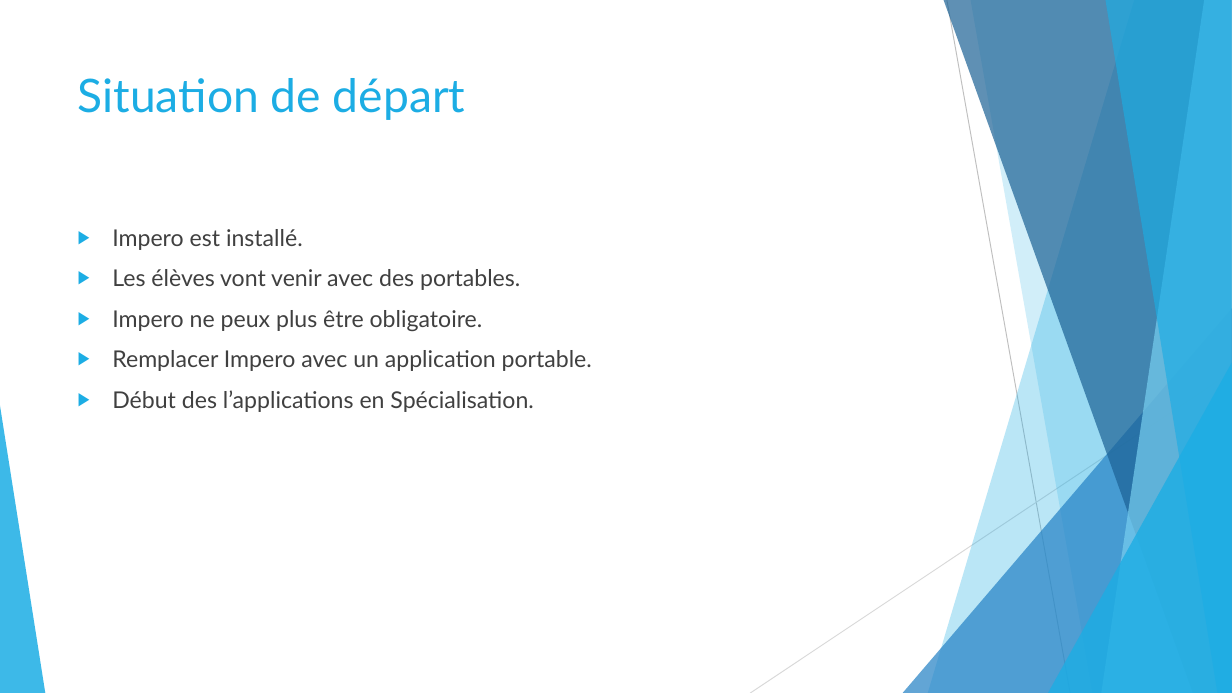
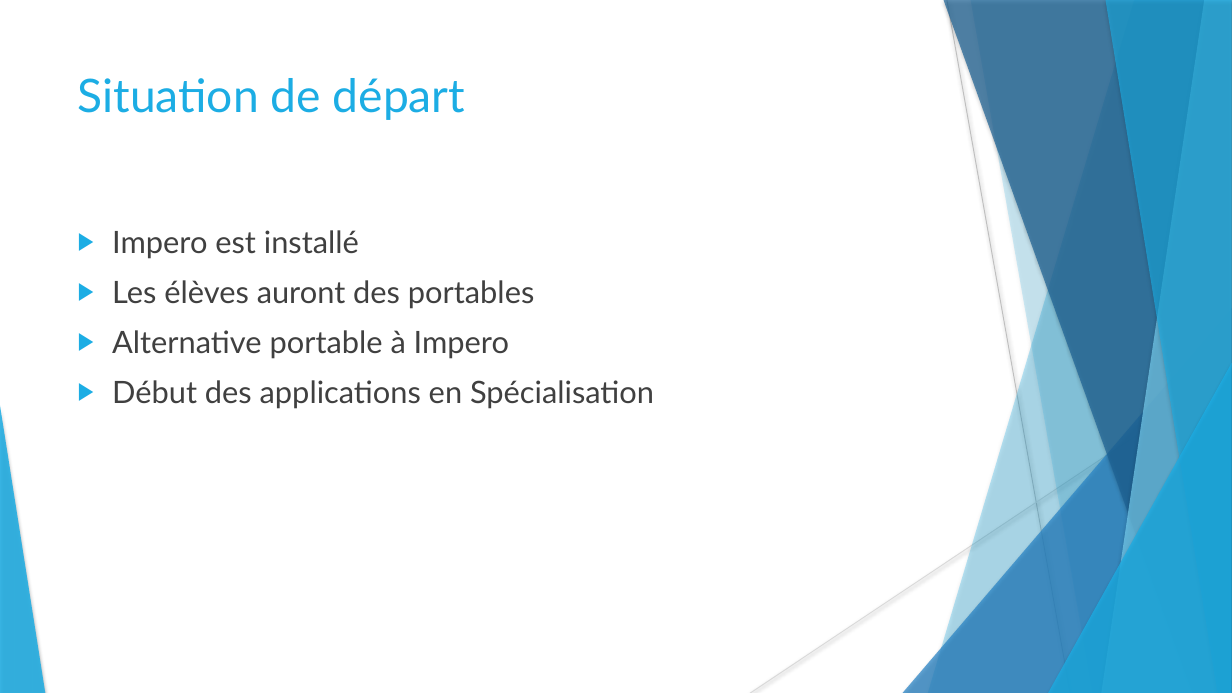
Before and after one commit to stany24/Imepro, a slide deck: slide 4 of Planification/Imepro.pptx. Drawn at 1232x693 pixels with LibreOffice and Linux fonts; fonts in the diff are those of the drawing. Boxes give left, top, right and bottom in pixels: in the first picture for what was removed or moved away, otherwise in the second. Text is boxed around its words. In the diff, an @@ line names an element or a change of style, - is before the commit and + after.

```diff
--- a/Planification/Imepro.pptx
+++ b/Planification/Imepro.pptx
@@ freeform shape at (x1=970, y1=0, x2=1232, y2=693): shadow on; outline redrawn @@
@@ text at (x1=112, y1=230, x2=654, y2=409): text changed; size 18 to 24 pt @@
-▶ Impero est installé.
-▶ Les élèves vont venir avec des portables.
-▶ Impero ne peux plus être obligatoire.
-▶ Remplacer Impero avec un application portable.
-▶ Début des l’applications en Spécialisation.
+▶ Impero est installé
+▶ Les élèves auront des portables
+▶ Alternative portable à Impero
+▶ Début des applications en Spécialisation
@@ shadow on in 7 elements at (x1=928, y1=0, x2=1232, y2=693), (x1=903, y1=308, x2=1232, y2=693), (x1=944, y1=0, x2=1232, y2=693), (x1=1102, y1=0, x2=1232, y2=693), (x1=1105, y1=0, x2=1232, y2=693), (x1=1048, y1=363, x2=1232, y2=693), (x1=0, y1=406, x2=45, y2=693) @@
```
Also in this commit, not shown: 27 other slides changed, 5 slides added, 1 slide removed, 1 other file.
